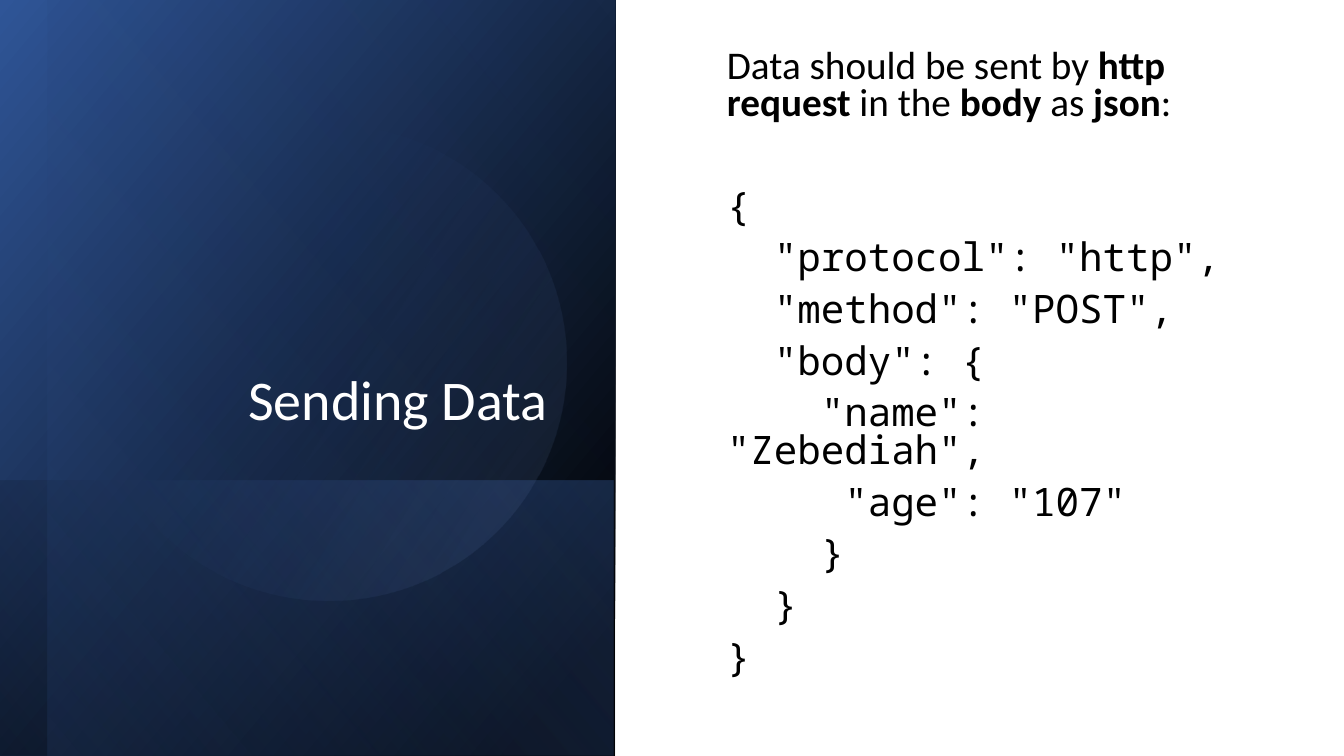
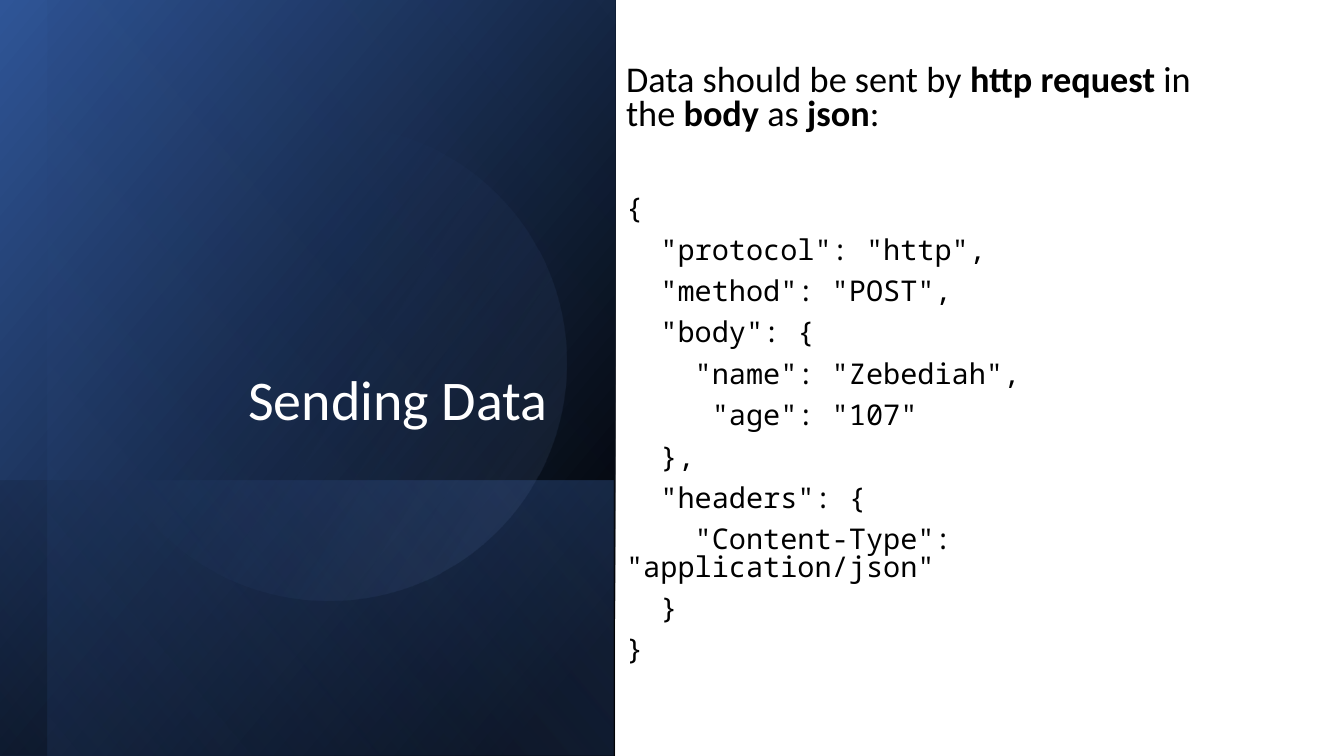
Before and after one commit to si-mv/swe-resources, a slide deck: slide 6 of module-2/unit-1/workshop-1/slides/2.1.1 Restful APIs and Frameworks.pptx (slide 5 before the commit). Drawn at 1344x756 pixels with LibreOffice and Linux fonts; fonts in the diff are those of the drawing. Boxes give left, top, right and bottom in pixels: in the first picture for what was removed or moved away, otherwise in the second. Text is boxed around its words. In the diff, an @@ line names an element or a change of style, - is before the commit and + after.

```diff
--- a/module-2/unit-1/workshop-1/slides/2.1.1 Restful APIs and Frameworks.pptx
+++ b/module-2/unit-1/workshop-1/slides/2.1.1 Restful APIs and Frameworks.pptx
@@ text at (626, 66, 1190, 584): paragraph removed @@
-}
@@ text "Data should be sent by ...": place and size @@
-text "Data should be sent by ..." at (727, 51, 1220, 526)
+text "Data should be sent by ..." at (626, 66, 1190, 584)
@@ text at (626, 66, 1190, 432): size 28 to 25.9 pt in "Data should be sent by http request ..."; size 28 to 20.4 pt in "{", ""protocol": "http",", ""method": "POST",", ""body": {" and 4 more places @@
@@ text at (626, 486, 952, 584): paragraphs added @@
+},
+"headers": {
+"Content-Type": "application/json"
```
Also in this commit, not shown: 2 other slides changed, 2 slides added, 2 other files.
